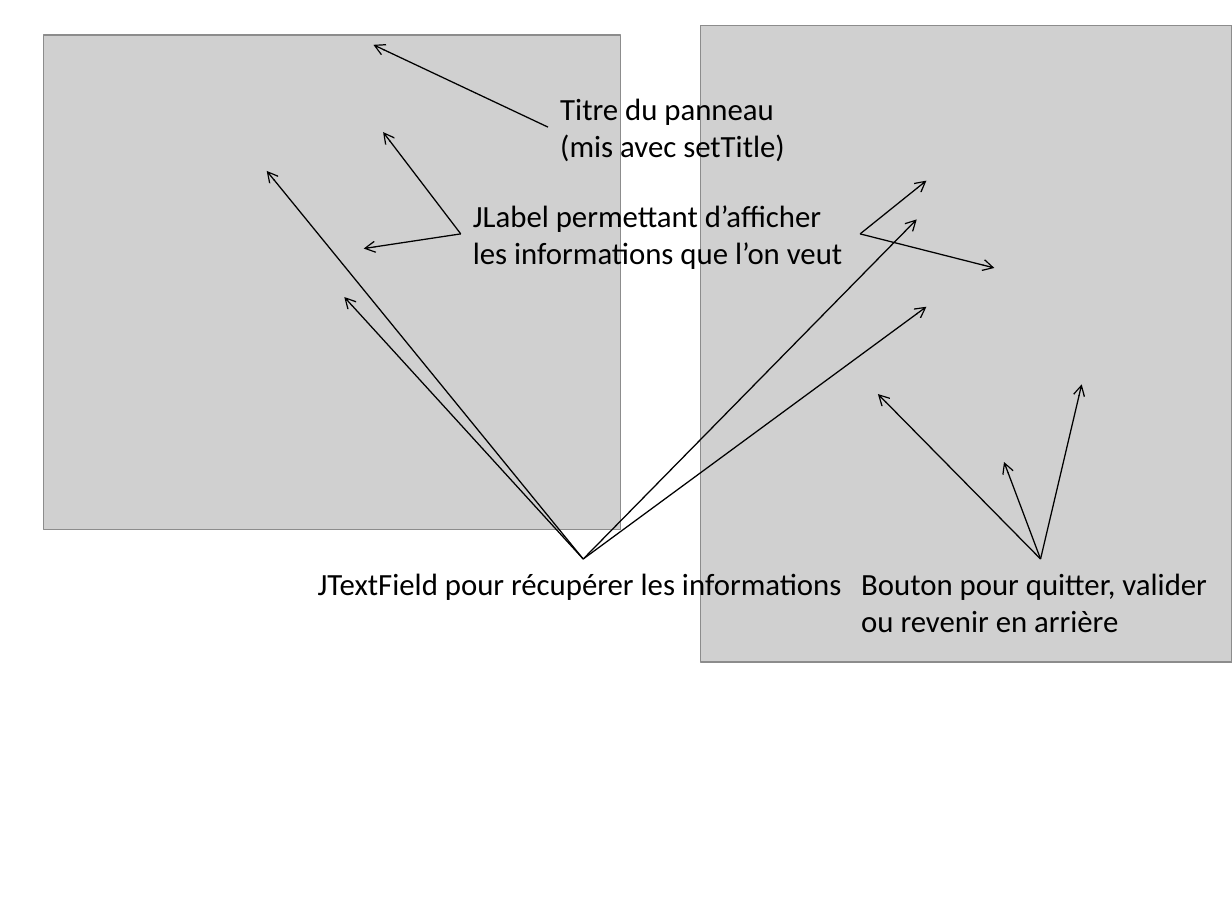
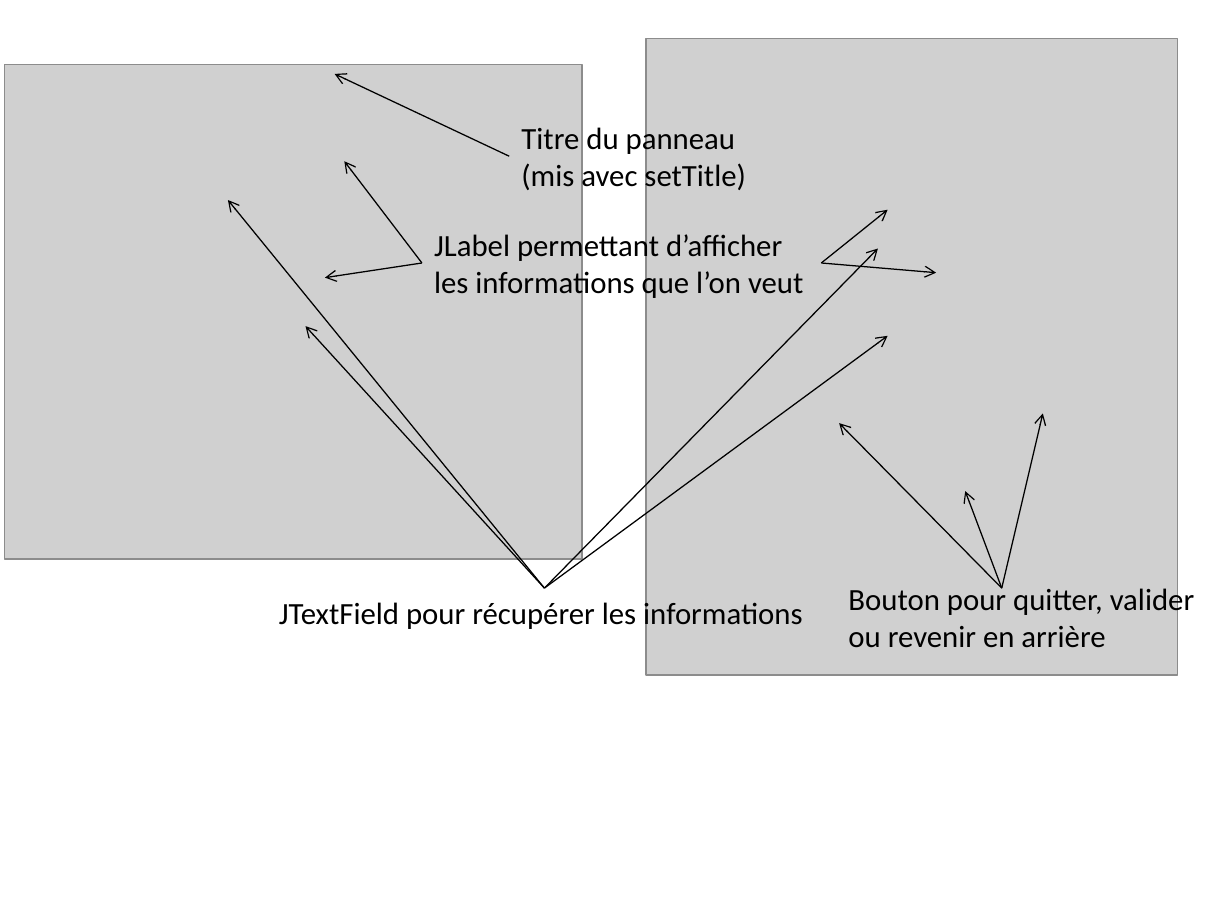
Before and after one commit to Skyfire27/Project-Java, a slide deck: slide 5 of PROJET POO Java/Projet_Java_TAN_RINJARD.pptx. Drawn at 1232x924 pixels with LibreOffice and Linux fonts; fonts in the diff are those of the drawing; grey boxes stand for pictures. Boxes give left, top, right and bottom in pixels: in the first picture for what was removed or moved away, otherwise in the second. Text is boxed around its words. In the diff, an @@ line names an element or a change of style, - is before the commit and + after.

```diff
--- a/PROJET POO Java/Projet_Java_TAN_RINJARD.pptx
+++ b/PROJET POO Java/Projet_Java_TAN_RINJARD.pptx
@@ picture: place and size @@
-picture at bbox=[700, 26, 1232, 663]
+picture at bbox=[646, 38, 1178, 675]
@@ arrow moved from (860, 234) - (994, 269) to (822, 262) - (936, 272) @@
@@ 11 arrows, 3 texts, 1 picture: place and size @@
-11 arrows, 3 texts, 1 picture at bbox=[43, 36, 1082, 604]
+11 arrows, 3 texts, 1 picture at bbox=[5, 64, 1042, 633]
@@ text "Bouton pour quitter, valider" rewrapped from bbox=[861, 573, 1206, 633] to bbox=[848, 584, 1194, 648] @@
```
Also in this commit, not shown: 2 other slides changed, 1 slide added, 1 other file.
